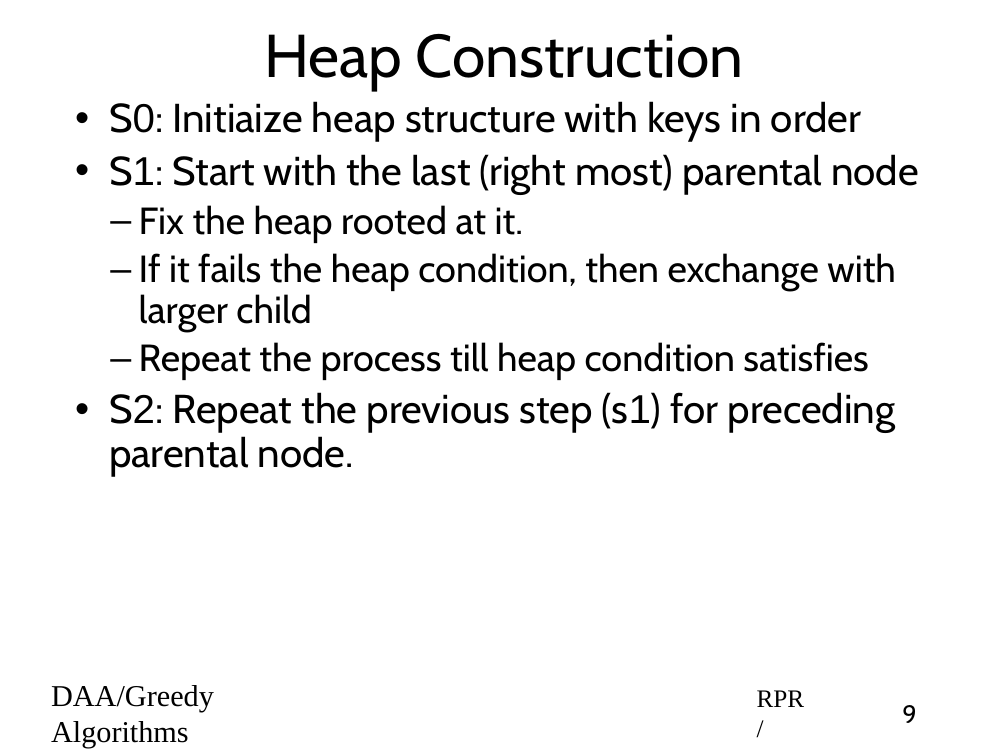
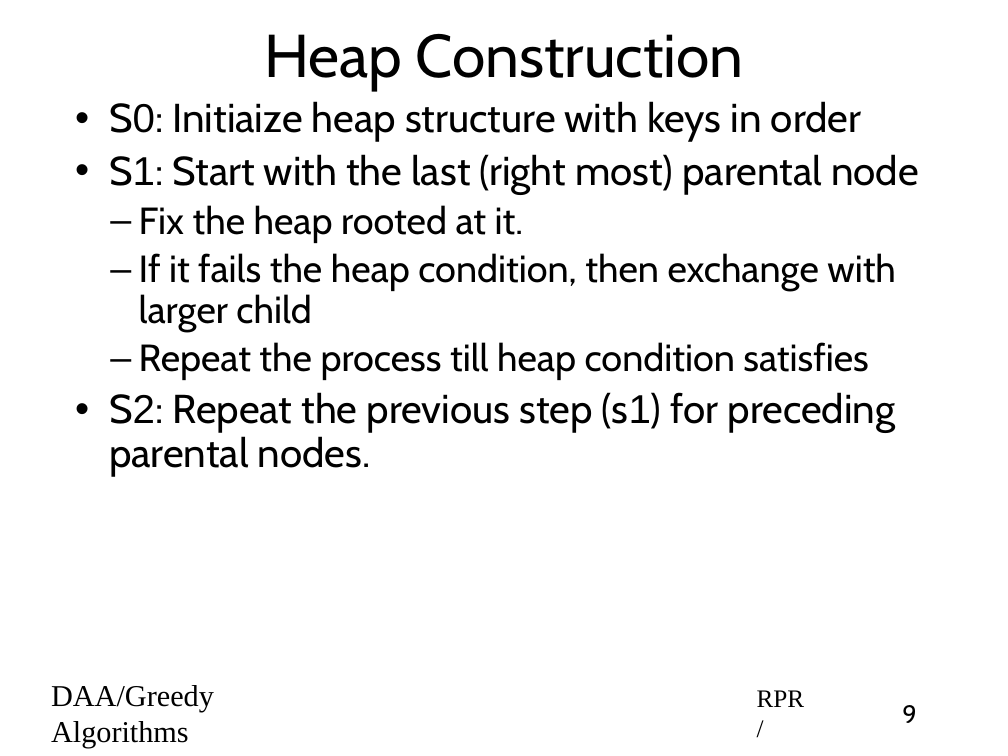
Before and after one commit to rprustagi/2019-17CS43-DAA, a slide deck: slide 9 of Slides-RPR/2019-H1-DAA-L28-Greedy-Algo-Heapsort.pptx. Drawn at 1008x756 pixels with LibreOffice and Linux fonts; fonts in the diff are those of the drawing. Boxes give left, top, right and bottom in pixels: in the first picture for what was removed or moved away, otherwise in the second. Text is boxed around its words. In the diff, an @@ line names an element or a change of style, - is before the commit and + after.

```diff
--- a/Slides-RPR/2019-H1-DAA-L28-Greedy-Algo-Heapsort.pptx
+++ b/Slides-RPR/2019-H1-DAA-L28-Greedy-Algo-Heapsort.pptx
@@ text at (109, 392, 896, 476): text changed @@
-• S2: Repeat the previous step (s1) for preceding parental node.
+• S2: Repeat the previous step (s1) for preceding parental nodes.
```
Also in this commit, not shown: 8 other slides changed, 1 slide added, 2 other files.
